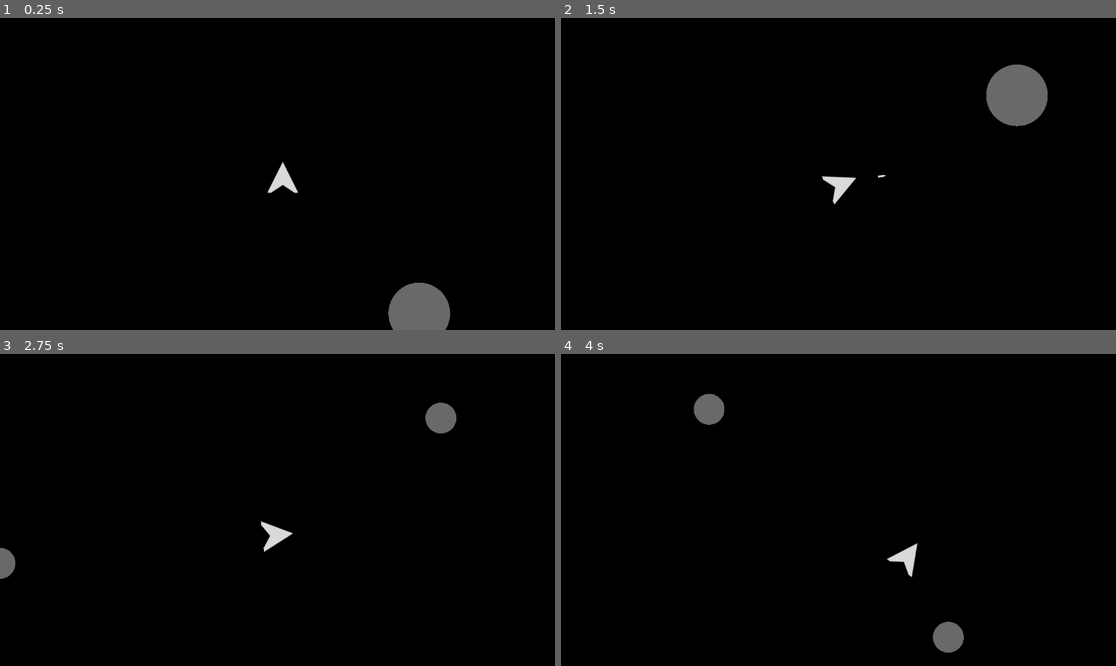
Above: before the commit, frames 1-4 (two rows, left to right).
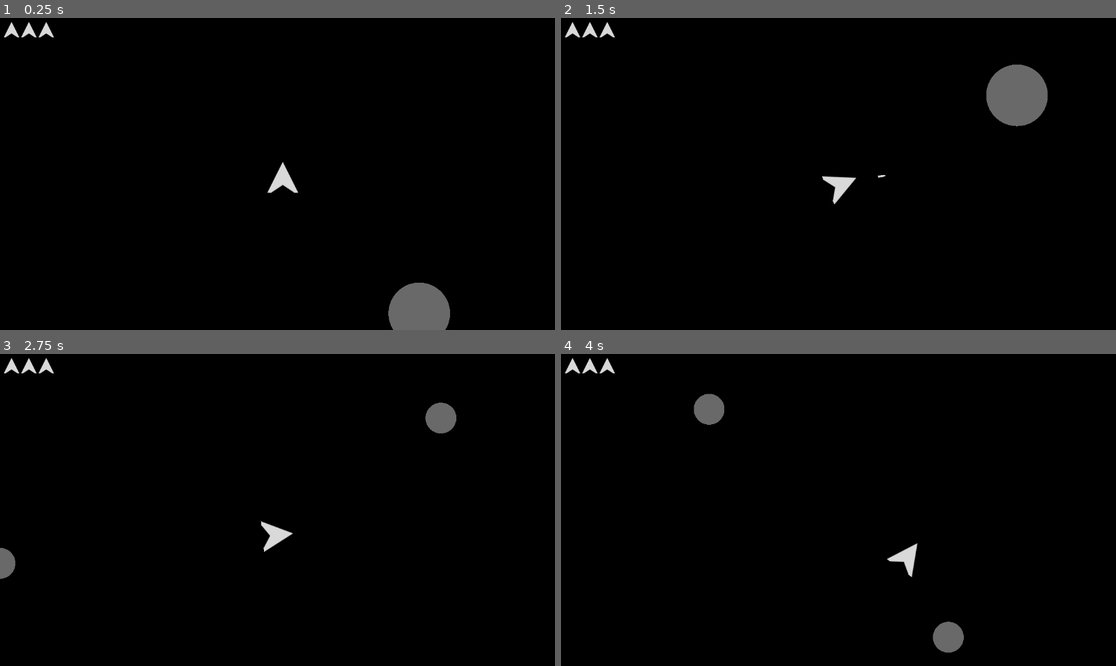
Above: after the commit, the same moments.

Repository: DevlinRocha/asteroids
Game: Godot game, scene res://scenes/main.tscn
The game is run twice, just before and just after one commit, with the same random seed, the same clock (stepped at 60 frames per second) and the same inputs. Sound files missing from this copy of the repository are replaced by a short silence.
Inputs:
- Up to frame 1 (0.25 s): no input
- Up to frame 2 (1.5 s): hold D (right) 0.53-1.28 s; tap S (decelerate) at 0.6 s; hold A (left) from 1.28 s (still down); tap Space (shoot) at 1.35 s
- Up to frame 3 (2.75 s): release A (left) at 2.03 s; hold D (right) from 2.03 s (still down); tap S (decelerate) at 2.1 s
- Up to frame 4 (4 s): release D (right) at 2.78 s; hold W (accelerate) 2.78-3.53 s; tap Space (shoot) at 2.85 s; hold A (left) from 3.53 s (still down); tap S (decelerate) at 3.6 s

The runs differ from the first frame. In frame 1, 0.2% of the frame differs, in the area x 0-10%, y 1-7%; in frame 2, 0.2%; in frame 3, 0.2%; in frame 4, 0.2%.

Commit message:
add life counter

Diff:
--- /dev/null
+++ b/scenes/life_counter.gd
@@ -0,0 +1,12 @@
+extends HBoxContainer
+
+
+func reset() -> void:
+	const SHIP_TEXTURE := preload("res://assets/Ship.svg")
+	for child in get_children():
+		child.queue_free()
+
+	for life in 3:
+		var new_life := TextureRect.new()
+		new_life.texture = SHIP_TEXTURE
+		add_child(new_life)
--- a/scenes/main.tscn
+++ b/scenes/main.tscn
@@ -1,10 +1,11 @@
-[gd_scene load_steps=6 format=3 uid="uid://bedi235rdjhmp"]
+[gd_scene load_steps=7 format=3 uid="uid://bedi235rdjhmp"]
 
 [ext_resource type="PackedScene" uid="uid://sid1k1bruikk" path="res://scenes/player.tscn" id="1_go3r2"]
 [ext_resource type="Script" path="res://scripts/main.gd" id="1_ivmiq"]
 [ext_resource type="PackedScene" uid="uid://cbd7vsp0eeex4" path="res://scenes/asteroid.tscn" id="2_rhbfn"]
 [ext_resource type="AudioStream" uid="uid://bywlrohpqqfr5" path="res://assets/sfx/8-Bit Hit.wav" id="4_x5q8t"]
 [ext_resource type="PackedScene" uid="uid://8ki2f46xvpys" path="res://scenes/menu.tscn" id="5_fekmo"]
+[ext_resource type="Script" path="res://scenes/life_counter.gd" id="6_58ywe"]
 
 [node name="Main" type="Node"]
 script = ExtResource("1_ivmiq")
@@ -22,5 +23,15 @@
 
 [node name="CanvasLayer" type="CanvasLayer" parent="." groups=["no_wipe"]]
 
+[node name="LifeCounter" type="HBoxContainer" parent="CanvasLayer"]
+unique_name_in_owner = true
+offset_left = 8.0
+offset_top = 8.0
+offset_right = 48.0
+offset_bottom = 48.0
+scale = Vector2(0.5, 0.5)
+theme_override_constants/separation = 8
+script = ExtResource("6_58ywe")
+
 [node name="Menu" parent="CanvasLayer" instance=ExtResource("5_fekmo")]
 unique_name_in_owner = true
--- a/scripts/main.gd
+++ b/scripts/main.gd
@@ -33,6 +33,7 @@
 var high_score := 0
 
 @onready var audio_stream_player_2d: AudioStreamPlayer2D = $AudioStreamPlayer2D
+@onready var life_counter: HBoxContainer = %LifeCounter
 @onready var menu: ColorRect = %Menu
 
 
@@ -42,7 +43,7 @@
 		menu.game_restart.connect(restart)
 
 	player_spawn_position = get_viewport().size / 2
-	new_level()
+	restart()
 
 
 func _on_player_hit() -> void:
@@ -140,6 +141,7 @@
 
 
 func restart() -> void:
+	life_counter.reset()
 	current_level = 1
 	set_score(0)
 	new_level()
